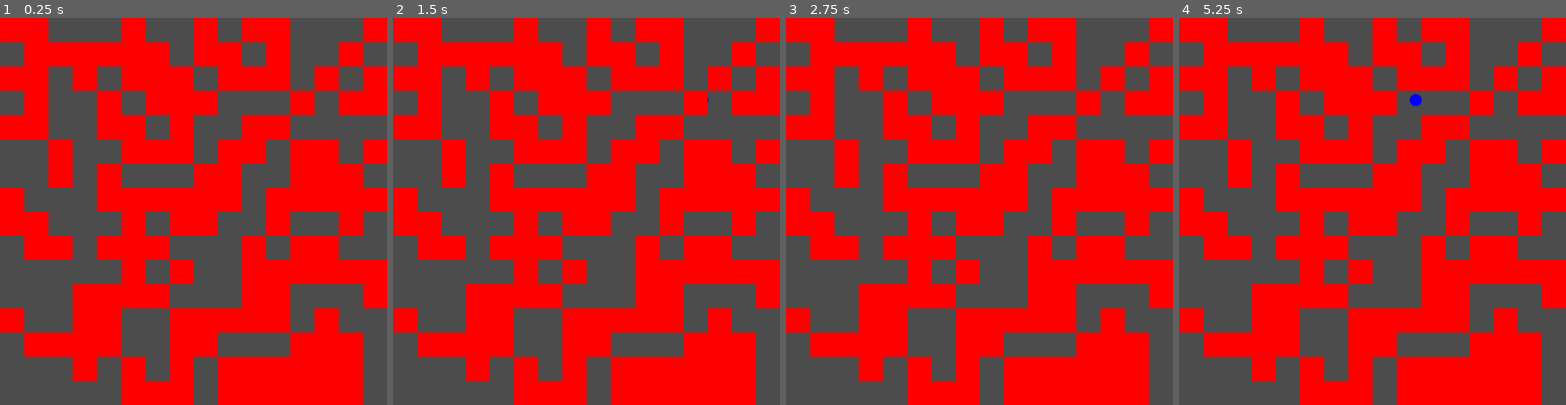
Above: before the commit, frames 1-4 (left to right).
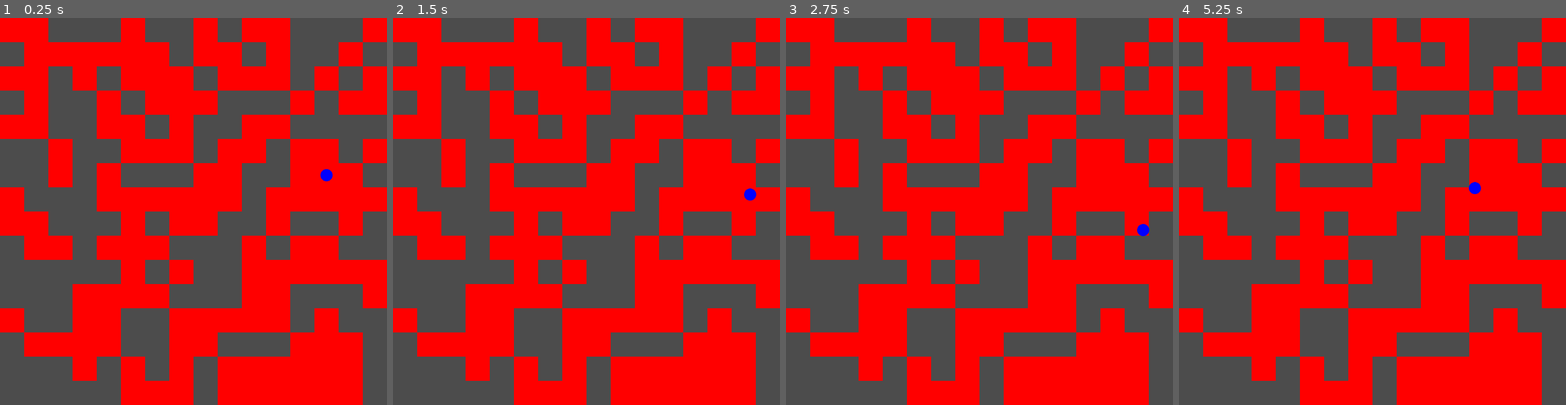
Above: after the commit, the same moments.

Repository: Bonfirium/maze_squeezer
Game: Godot game, scene res://scenes/player.tscn
The game is run twice, just before and just after one commit, with the same random seed, the same clock (stepped at 60 frames per second) and the same inputs.
Inputs:
- Up to frame 1 (0.25 s): no input
- Up to frame 2 (1.5 s): tap Enter at 0.5 s; hold D 0.53-1.28 s; hold S from 1.28 s (still down)
- Up to frame 3 (2.75 s): release S at 2.03 s; hold D from 2.03 s (still down)
- Up to frame 4 (5.25 s): release D at 2.78 s; hold W 2.78-3.53 s; hold A 3.53-5.03 s; tap Space at 5 s; hold S from 5.03 s (still down)

The runs differ from the first frame. In frame 1, less than 0.1% of the frame differs, in the area x 82-86%, y 39-43%; in frame 2, less than 0.1%; in frame 3, less than 0.1%; in frame 4, 0.2%, in the area x 59-79%, y 19-46%.

Commit message:
Walls collision

Diff:
--- a/scenes/player.tscn
+++ b/scenes/player.tscn
@@ -1,8 +1,8 @@
 [gd_scene load_steps=4 format=2]
 
 [ext_resource path="res://scripts/Maze.gd" type="Script" id=1]
-[ext_resource path="res://scripts/Player.gd" type="Script" id=2]
-[ext_resource path="res://scripts/Map.gd" type="Script" id=3]
+[ext_resource path="res://scripts/Map.gd" type="Script" id=2]
+[ext_resource path="res://scripts/Player.gd" type="Script" id=3]
 
 [node name="Area2D" type="Area2D" index="0"]
 
@@ -17,11 +17,11 @@
 width = 16
 height = 16
 
-[node name="Player" type="Node2D" parent="." index="0"]
+[node name="Map" type="Node2D" parent="." index="0"]
 
 script = ExtResource( 2 )
+_sections_unfolded = [ "Transform" ]
 
-[node name="Map" type="Node2D" parent="." index="1"]
+[node name="Player" type="Node2D" parent="." index="1"]
 
 script = ExtResource( 3 )
-_sections_unfolded = [ "Transform" ]
--- a/scripts/Maze.gd
+++ b/scripts/Maze.gd
@@ -11,6 +11,6 @@
 		for x in range(width):
 			column[x] = [false, true][randi() % 2]
 		matrix.append(column)
-	$Player.position = Vector2(rand_range(0, 512), rand_range(0, 512))
+	$Player.position = Vector2(randi() % width + 0.5, randi() % height + 0.5) * 64
 	$Player.matrix = matrix
 	$Map.matrix = matrix
--- a/scripts/Player.gd
+++ b/scripts/Player.gd
@@ -2,8 +2,47 @@
 
 var matrix = null
 
+
+func check_vert_collision(wall_from, circle_pos, circle_radius):
+	var wall_to = wall_from + Vector2(0, 1)
+	var dx_pow = pow(circle_pos.x - wall_from.x, 2)
+	if circle_pos.y < wall_from.y:
+		return circle_radius > sqrt(dx_pow + pow(circle_pos.y - wall_from.y, 2))
+	if circle_pos.y <= wall_to.y:
+		return circle_radius > abs(circle_pos.x - wall_from.x)
+	return circle_radius > sqrt(dx_pow + pow(circle_pos.y - wall_to.y, 2))
+
+
+func check_hor_collision(wall_from, circle_pos, circle_radius):
+	var wall_to = wall_from + Vector2(1, 0)
+	var dy_pow = pow(circle_pos.y - wall_from.y, 2)
+	if circle_pos.x < wall_from.x:
+		return circle_radius > sqrt(dy_pow + pow(circle_pos.x - wall_from.x, 2))
+	if circle_pos.x <= wall_to.x:
+		return circle_radius > abs(circle_pos.y - wall_from.y)
+	return circle_radius > sqrt(dy_pow + pow(circle_pos.x - wall_to.x, 2))
+
+
+func is_collide(pos):
+	var grid_pos = Vector2(floor(pos.x - 0.5), floor(pos.y - 0.5))
+	for i in range(4):
+		var is_vert = (i + 1) % 4 < 2
+		var cell_1 = grid_pos + Vector2(1 if i == 2 else 0, 1 if i == 3 else 0)
+		var cell_2 = cell_1 + Vector2(1 if is_vert else 0, 1 if not is_vert else 0)
+		if matrix[cell_1.y][cell_1.x] == matrix[cell_2.y][cell_2.x]: continue
+		var wall_from = grid_pos + Vector2(0 if i == 1 else 1, 0 if i == 0 else 1)
+		if is_vert:
+			if check_vert_collision(wall_from, pos, 0.2):
+				return true
+		else:
+			if check_hor_collision(wall_from, pos, 0.2):
+				return true
+	return false
+
+
 func _ready():
 	pass
+
 
 func _process(delta):
 	var velocity = Vector2()
@@ -15,9 +54,11 @@
 		velocity.x += 1
 	if Input.is_key_pressed(KEY_S):
 		velocity.y += 1
-	if velocity.length() == 0:
-		pass
-	position += velocity.normalized() * delta * 256
+	if velocity.length() > 0:
+		var new_pos = position + velocity.normalized() * delta * 256
+		if not is_collide(new_pos / 64):
+			position = new_pos
+
 
 func _draw():
-	draw_circle(position, 16, Color(0, 0, 1))
+	draw_circle(Vector2(), 16, Color(0, 0, 1))
